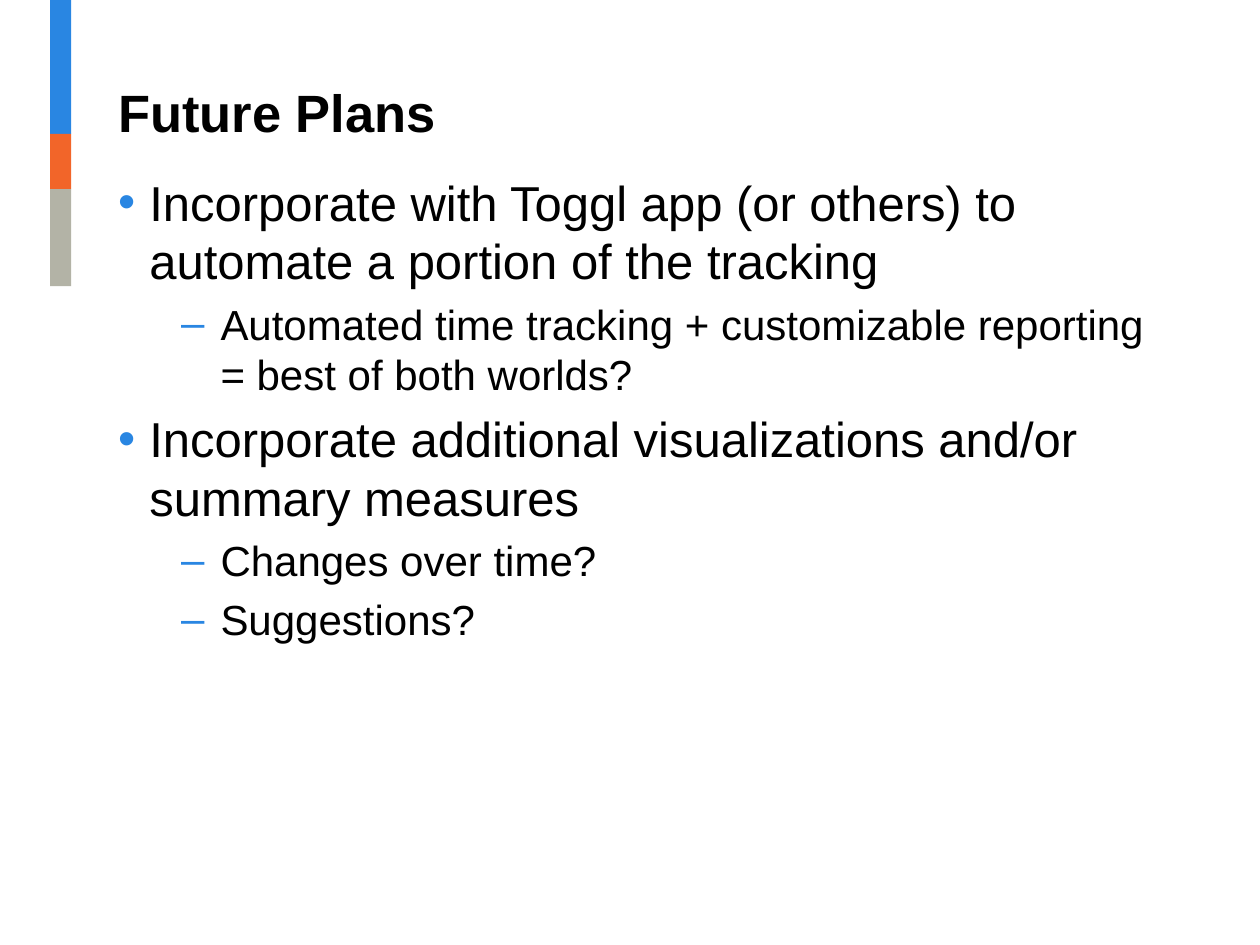
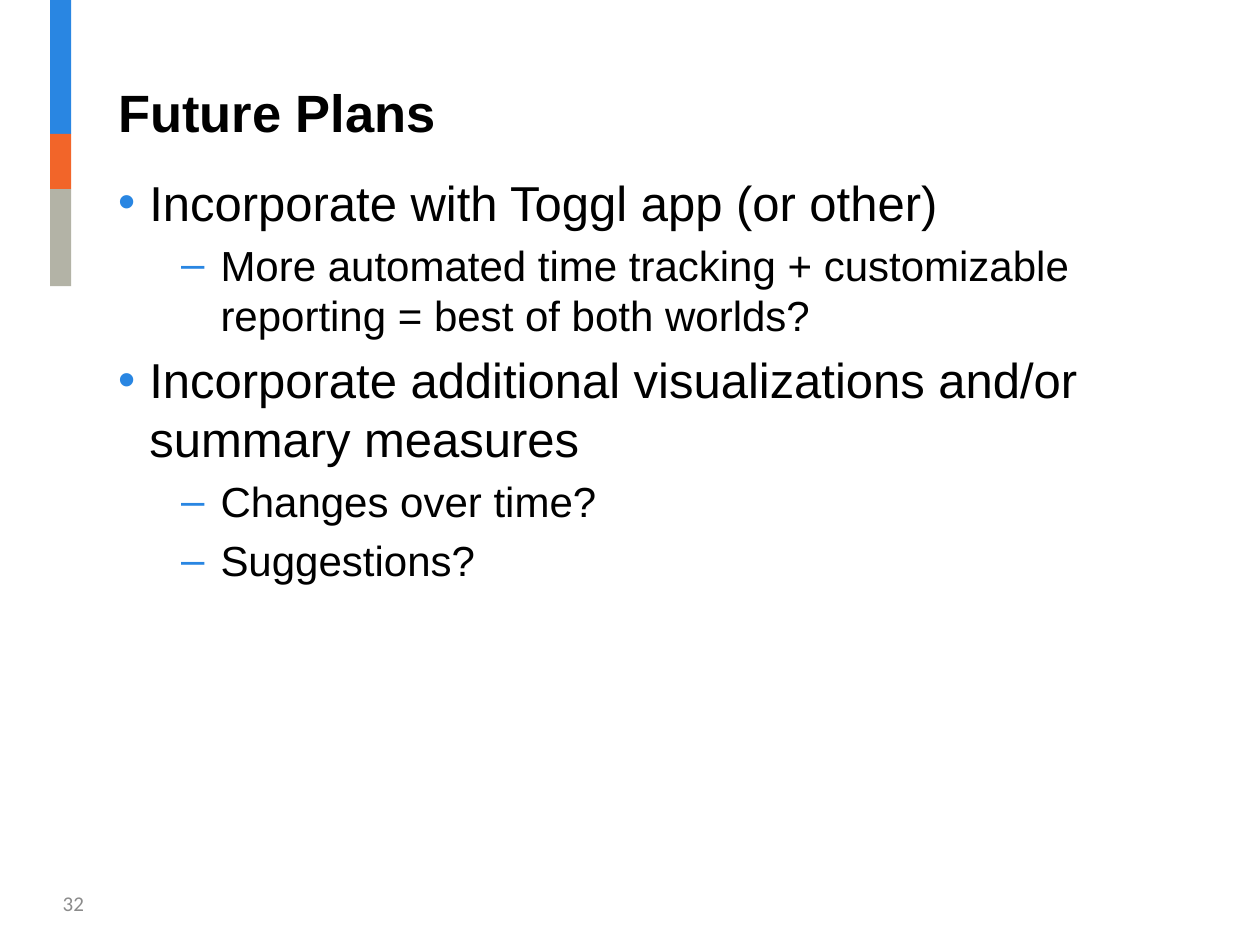
Before and after one commit to jalavery/timetrackR, a slide deck: slide 32 of RLadies timetrackR Presentation.pptx (slide 35 before the commit). Drawn at 1260x945 pixels with LibreOffice and Linux fonts; fonts in the diff are those of the drawing; background and template pictures are left out. Boxes give left, top, right and bottom in pixels: in the first picture for what was removed or moved away, otherwise in the second. Text is boxed around its words. In the diff, an @@ line names an element or a change of style, - is before the commit and + after.

```diff
--- a/RLadies timetrackR Presentation.pptx
+++ b/RLadies timetrackR Presentation.pptx
@@ text at [149,185,1069,340]: text changed; size 28 to 24 pt @@
-• Incorporate with Toggl app (or others) to automate a portion of the tracking
-  – Automated time tracking + customizable reporting = best of both worlds?
+• Incorporate with Toggl app (or other)
+  – More automated time tracking + customizable reporting = best of both worlds?
@@ page number added at [63,897,84,911], 12 pt, text #8C8C8C @@
+32
```
Also in this commit, not shown: 26 other slides changed, 7 slides added, 10 slides removed, 13 other files.
